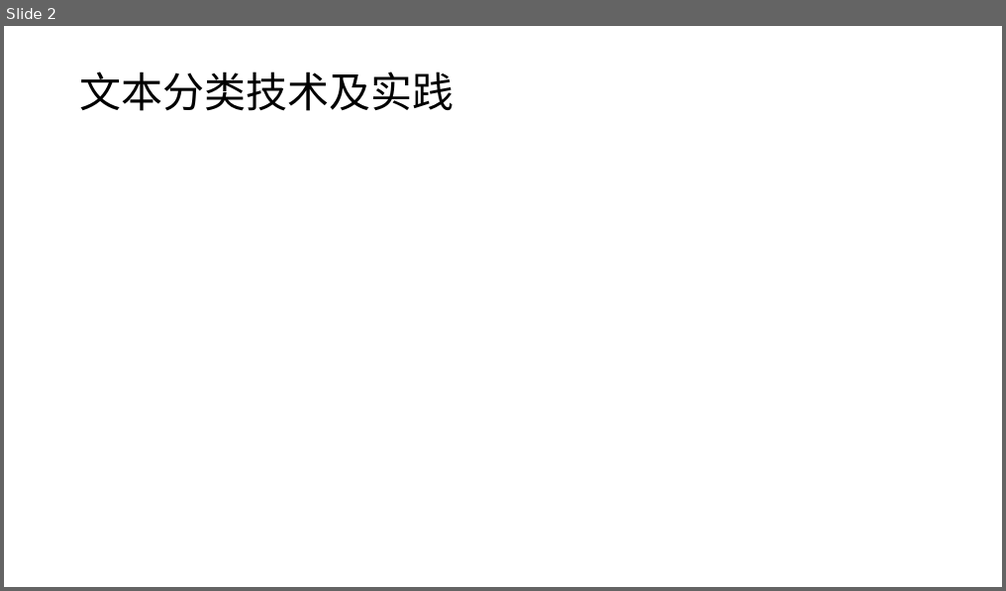
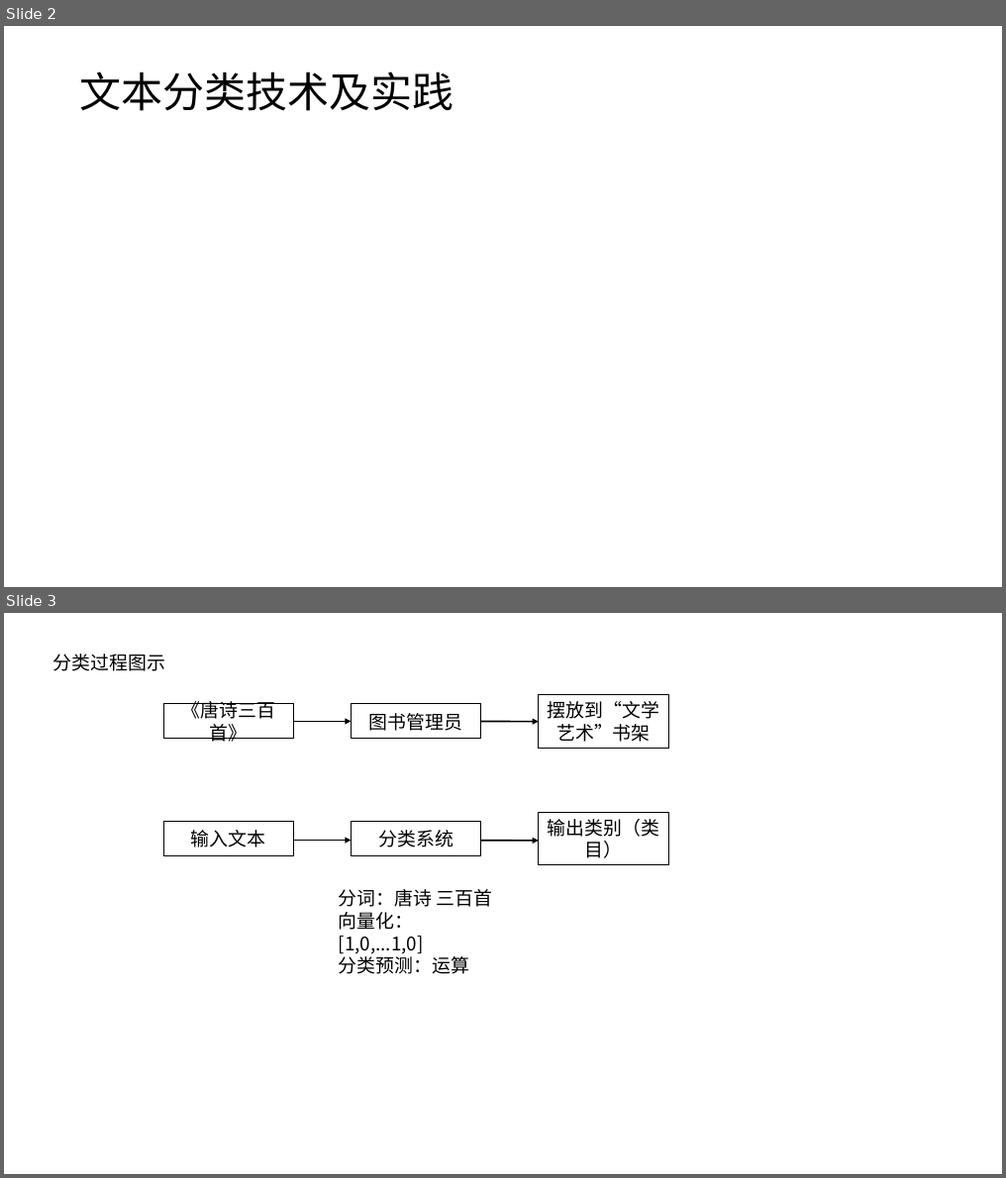
Before and after one commit to Benjamin-UnderWood/text_classification, a slide deck: doc/20200122-文本分类技术及实践.pptx. Shown one above the other, each under a label of ours: slide 2 before the commit, slides 2 and 3 after it. The pictures are 1006x591 and 1006x1178 pixels, drawn with LibreOffice and Linux fonts; fonts in the diff are those of the drawing. Boxes give left, top, right and bottom in pixels: in the first picture for what was removed or moved away, otherwise in the second. Text is boxed around its words. In the diff, an @@ line names an element or a change of style, - is before the commit and + after.

```diff
--- a/doc/20200122-文本分类技术及实践.pptx
+++ b/doc/20200122-文本分类技术及实践.pptx
@@ slide 3 added at (4, 613, 1002, 1174), background #FFFFFF @@
@@ text added at (54, 654, 165, 671), 18 pt, text #000000 @@
+分类过程图示
@@ rectangle added at (539, 694, 668, 748), fill #FFFFFF, outline #000000 1 pt, 18 pt, text #000000 @@
+摆放到“文学艺术”书架
@@ rectangle added at (163, 704, 294, 739), fill #FFFFFF, outline #000000 1 pt, 18 pt, text #000000 @@
+《唐诗三百首》
@@ arrow added from (294, 722) to (351, 722), #000000 1.5 pt @@
@@ rectangle added at (351, 704, 481, 739), fill #FFFFFF, outline #000000 1 pt, 18 pt, text #000000 @@
+图书管理员
@@ arrow added from (481, 722) to (539, 722), #000000 1.5 pt @@
@@ rectangle added at (539, 812, 668, 865), fill #FFFFFF, outline #000000 1 pt, 18 pt, text #000000 @@
+输出类别（类目）
@@ rectangle added at (163, 821, 294, 856), fill #FFFFFF, outline #000000 1 pt, 18 pt, text #000000 @@
+输入文本
@@ arrow added from (294, 841) to (351, 841), #000000 1.5 pt @@
@@ rectangle added at (351, 821, 481, 856), fill #FFFFFF, outline #000000 1 pt, 18 pt, text #000000 @@
+分类系统
@@ arrow added from (481, 841) to (539, 841), #000000 1.5 pt @@
@@ text added at (339, 889, 492, 974), 18 pt, text #000000 @@
+分词：唐诗 三百首
+向量化：[1,0,...1,0]
+分类预测：运算
```
Also in this commit, not shown: 1 slide changed, 8 other slides added, 1 slide removed, 7 other files.
